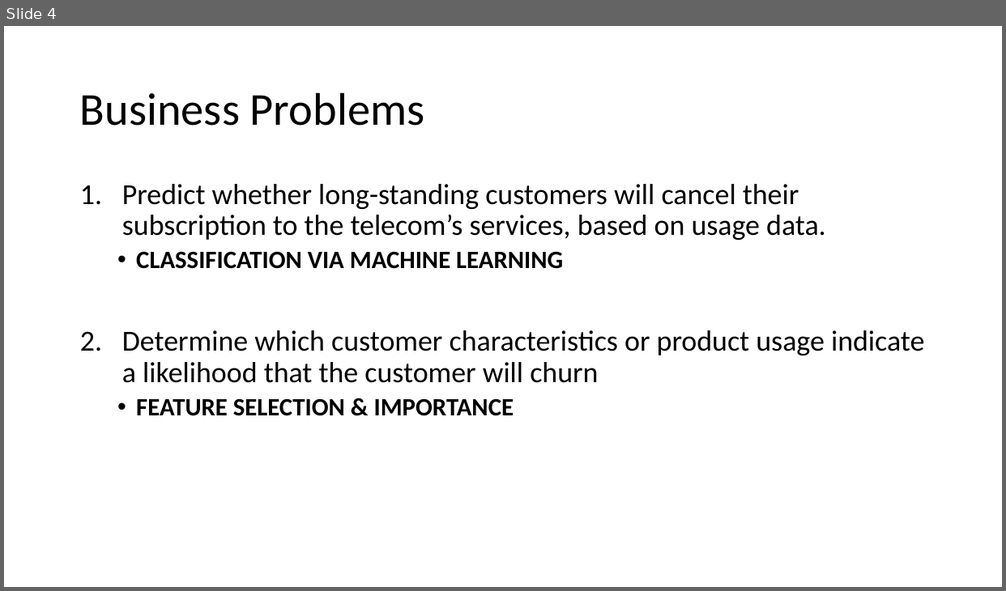
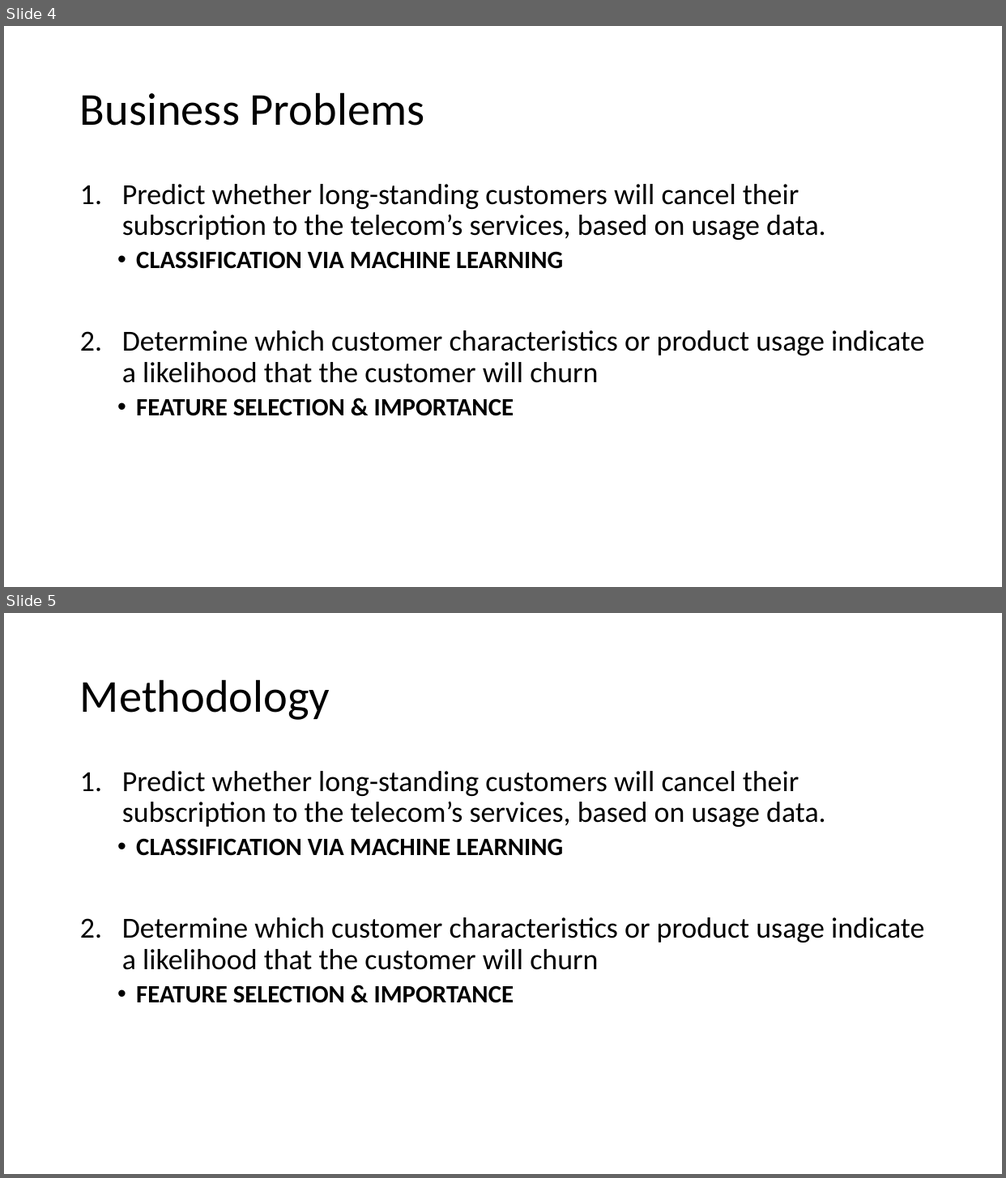
Before and after one commit to RhysZH/GA-DAT9-Projects1, a slide deck: R_Morgan_Project4_Files/R_Morgan_Project4_Presentation.pptx. Shown one above the other, each under a label of ours: slide 4 before the commit, slides 4 and 5 after it. The pictures are 1006x591 and 1006x1178 pixels, drawn with LibreOffice and Linux fonts; fonts in the diff are those of the drawing. Boxes give left, top, right and bottom in pixels: in the first picture for what was removed or moved away, otherwise in the second. Text is boxed around its words. In the diff, an @@ line names an element or a change of style, - is before the commit and + after.

```diff
--- a/R_Morgan_Project4_Files/R_Morgan_Project4_Presentation.pptx
+++ b/R_Morgan_Project4_Files/R_Morgan_Project4_Presentation.pptx
@@ slide 5 added at [4,613,1002,1174], background #FFFFFF @@
@@ title added at [80,679,330,720], 44 pt, text #000000 @@
+Methodology
@@ text added at [122,771,924,1003], 28 pt, text #000000 @@
+1. Predict whether long-standing customers will cancel their subscription to the telecom’s services, based on usage data.
+  • CLASSIFICATION VIA MACHINE LEARNING
+2. Determine which customer characteristics or product usage indicate a likelihood that the customer will churn
+  • FEATURE SELECTION & IMPORTANCE
```
Also in this commit, not shown: 2 slides changed, 4 other files.
